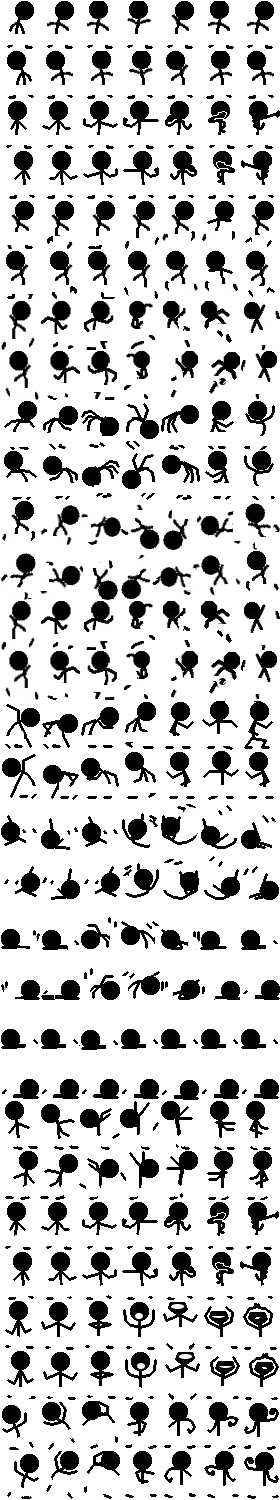
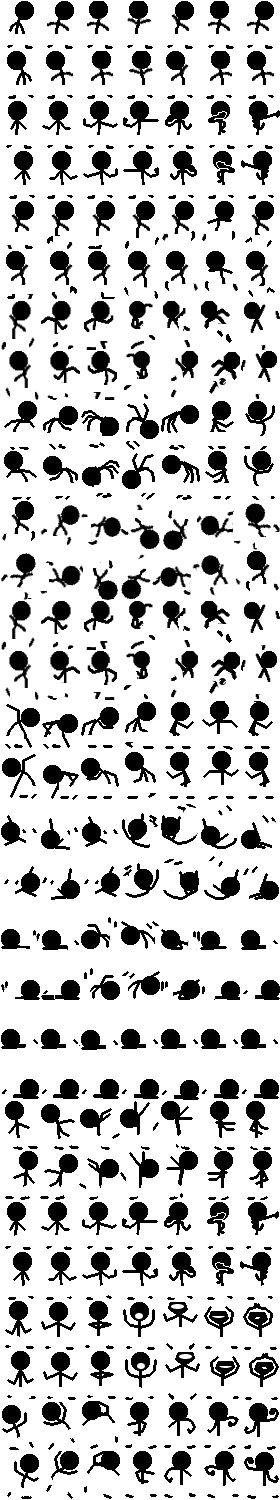
Before/after of a (280, 1500) layered artwork. What changed in the layer stack:
painted on "fighter_stickfigure.png" over [245, 736, 267, 746]
